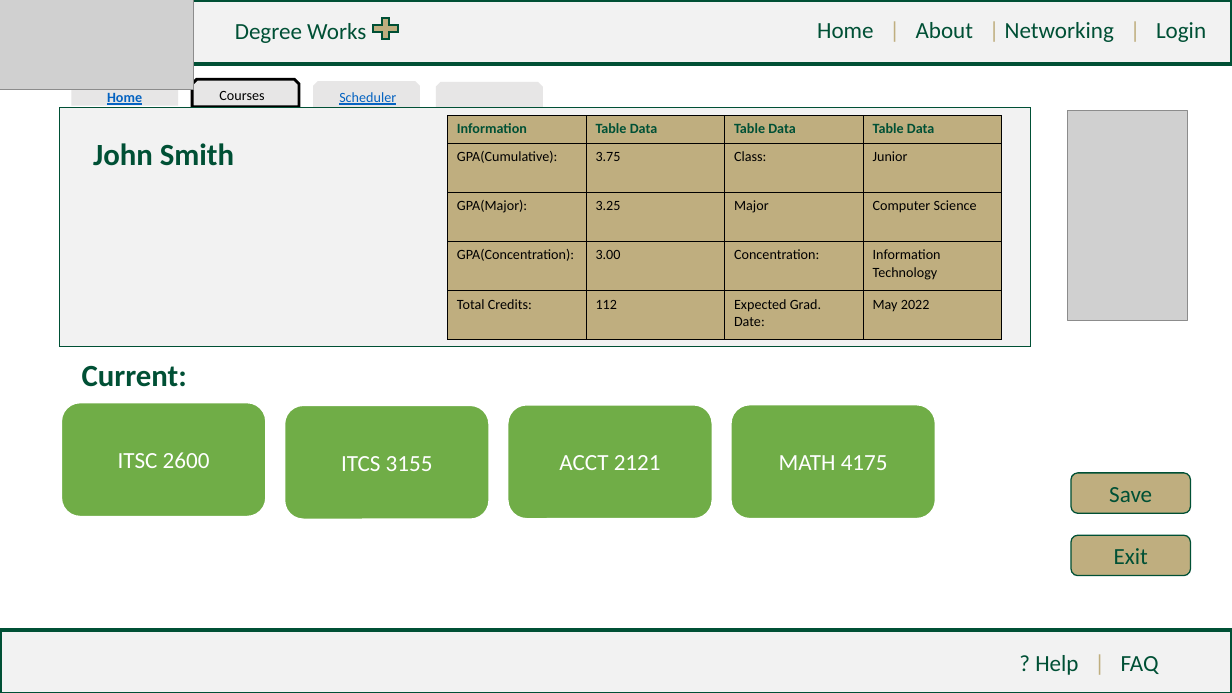
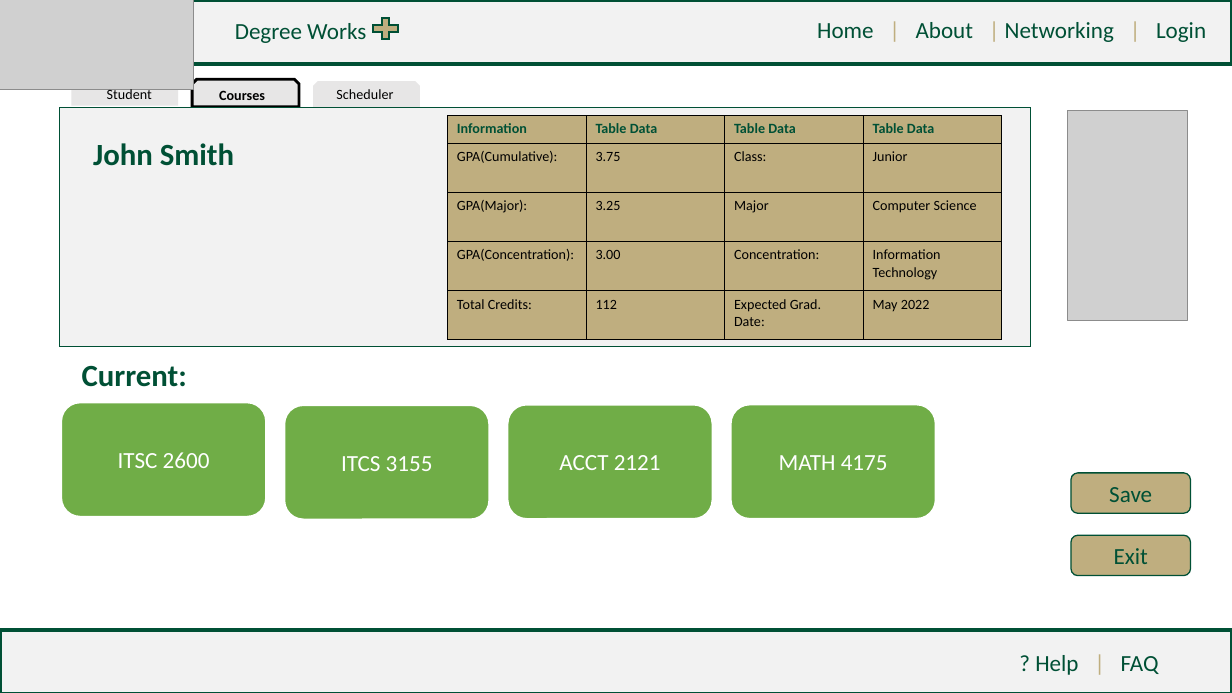
Before and after one commit to tcowie1/Group11-3155Repo, a slide deck: slide 3 of High-Fidelity/Group 11 - DegreeWorks PLUS High Fidelity.pptx (slide 2 before the commit). Drawn at 1232x693 pixels with LibreOffice and Linux fonts; fonts in the diff are those of the drawing; grey boxes stand for pictures. Boxes give left, top, right and bottom in pixels: in the first picture for what was removed or moved away, otherwise in the second. Text is boxed around its words. In the diff, an @@ line names an element or a change of style, - is before the commit and + after.

```diff
--- a/High-Fidelity/Group 11 - DegreeWorks PLUS High Fidelity.pptx
+++ b/High-Fidelity/Group 11 - DegreeWorks PLUS High Fidelity.pptx
@@ text added at (107, 89, 152, 99), 11 pt, text #000000 @@
+Student
@@ text "Courses" at (219, 90, 265, 100): bold on @@
@@ text "Scheduler" at (336, 89, 393, 99): text colour #0563C1 to #000000, underline off @@
@@ snip same rect removed at (436, 82, 543, 110) @@
@@ text removed at (107, 93, 142, 105) @@
-Home
```
Also in this commit, not shown: 5 other slides changed, 3 slides added.
